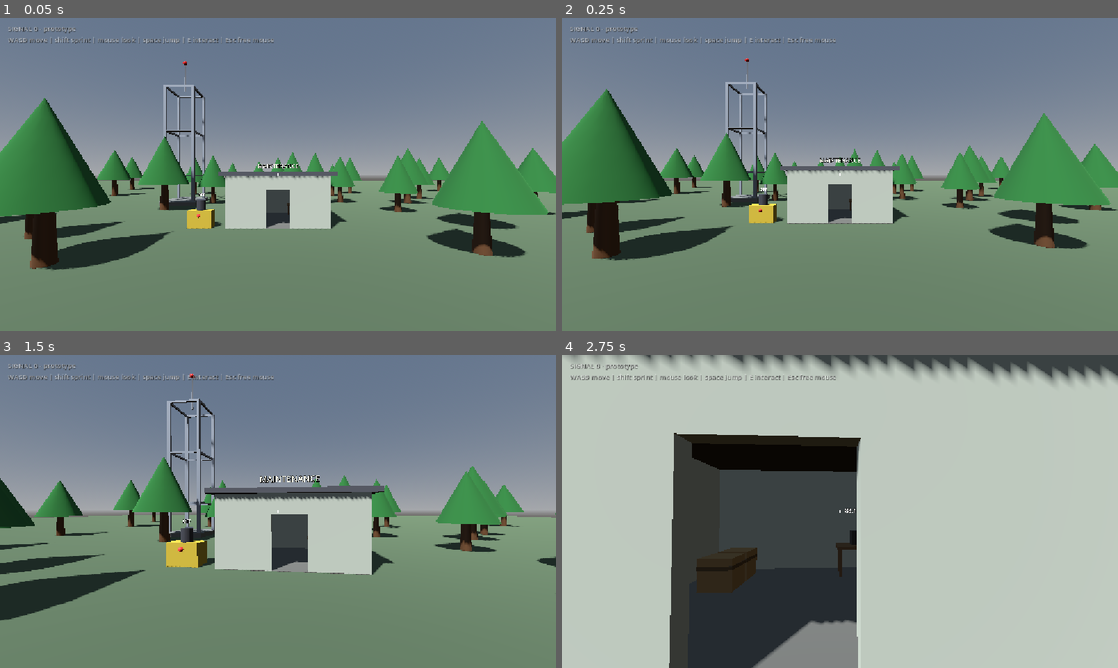
Above: before the commit, frames 1-4 (two rows, left to right).
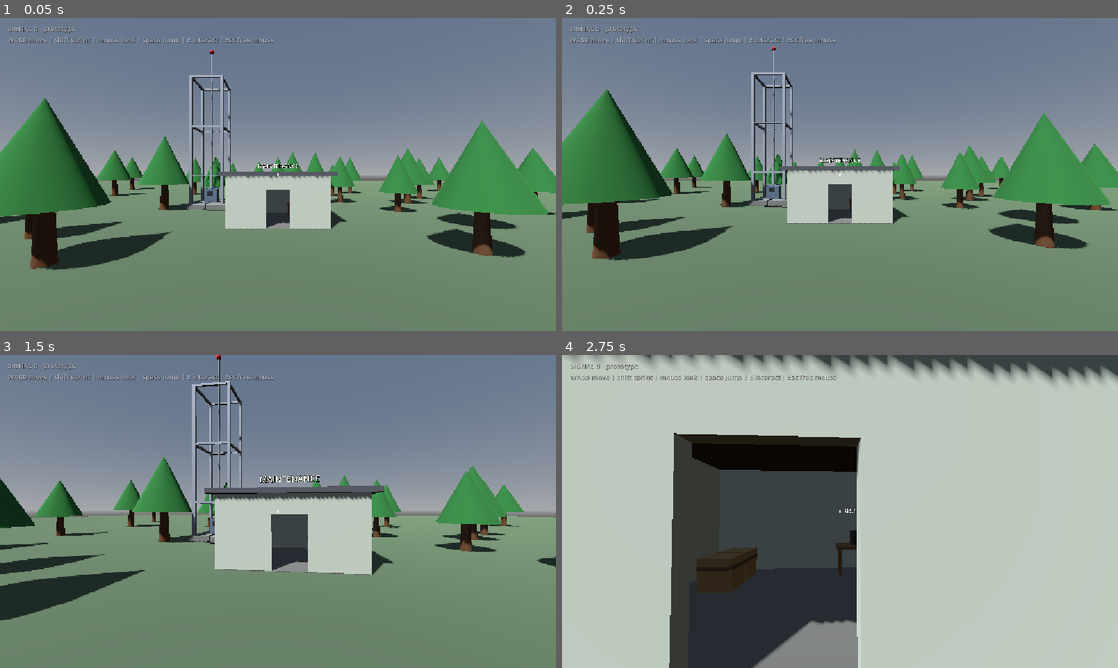
Above: after the commit, the same moments.

Repository: juustohamppari9/Signal-0
Game: Godot game, scene res://scenes/main.tscn
The game is run twice, just before and just after one commit, with the same random seed, the same clock (stepped at 60 frames per second) and the same inputs.
Inputs (mouse positions are in pixels of both pictures, inside the frame that each line leads up to):
- Up to frame 1 (0.05 s): no input
- Up to frame 2 (0.25 s): no input
- Up to frame 3 (1.5 s): move the mouse to (305, 511) at 0.52 s; hold E (interact) 0.53-1.28 s; hold W (move_forward) from 0.53 s (still down); tap Space (jump) at 0.77 s; move the mouse to (250, 511) at 1.27 s; tap Shift (sprint) at 1.35 s
- Up to frame 4 (2.75 s): keep holding W (move_forward); tap Space (jump) at 1.52 s; move the mouse to (851, 505) at 2.02 s; hold E (interact) from 2.03 s (still down)

The runs differ from the first frame. In frame 1, 2.1% of the frame differs, in the area x 28-42%, y 10-68%; in frame 2, 2.1%; in frame 3, 3.0%, in the area x 29-44%, y 0-68%; in frame 4, nothing differs.

Commit message:
Made the tower better and added wires

Diff:
--- /dev/null
+++ b/node_3d.tscn
@@ -0,0 +1,3 @@
+[gd_scene format=3 uid="uid://bscxt4n7ag4fq"]
+
+[node name="Node3D" type="Node3D" unique_id=1682245948]
--- a/scenes/main.tscn
+++ b/scenes/main.tscn
@@ -34,6 +34,34 @@
 [sub_resource type="BoxShape3D" id="shape_ground"]
 size = Vector3(160, 1, 160)
 
+[sub_resource type="StandardMaterial3D" id="mat_wire"]
+albedo_color = Color(0.08, 0.08, 0.09, 1)
+roughness = 0.9
+
+[sub_resource type="BoxMesh" id="mesh_wire_a1"]
+material = SubResource("mat_wire")
+size = Vector3(1.2, 0.07, 0.07)
+
+[sub_resource type="BoxMesh" id="mesh_wire_drop"]
+material = SubResource("mat_wire")
+size = Vector3(0.07, 0.4, 0.07)
+
+[sub_resource type="BoxMesh" id="mesh_wire_a3"]
+material = SubResource("mat_wire")
+size = Vector3(0.3, 0.07, 0.07)
+
+[sub_resource type="BoxMesh" id="mesh_wire_b1"]
+material = SubResource("mat_wire")
+size = Vector3(0.07, 0.07, 1.4)
+
+[sub_resource type="BoxMesh" id="mesh_wire_b3"]
+material = SubResource("mat_wire")
+size = Vector3(0.07, 0.07, 0.6)
+
+[sub_resource type="BoxMesh" id="mesh_wire_b4"]
+material = SubResource("mat_wire")
+size = Vector3(0.07, 0.07, 4.1485)
+
 [node name="Main" type="Node3D"]
 
 [node name="WorldEnvironment" type="WorldEnvironment" parent="."]
@@ -60,13 +88,13 @@
 [node name="Site" type="Node3D" parent="."]
 
 [node name="RadioTower" parent="Site" instance=ExtResource("4_tower")]
-position = Vector3(-10, 0, -8)
+position = Vector3(-6.5, 0, -6)
 
 [node name="Building" parent="Site" instance=ExtResource("5_building")]
 position = Vector3(0, -0.18, 0)
 
 [node name="Generator" parent="Site" instance=ExtResource("6_generator")]
-position = Vector3(-4.5, 0, 2)
+position = Vector3(-3.7, 0, -6)
 
 [node name="Table" parent="Site" instance=ExtResource("8_table")]
 position = Vector3(1.4, 0.02, -1.6)
@@ -79,6 +107,37 @@
 
 [node name="Crate02" parent="Site" instance=ExtResource("9_crate")]
 position = Vector3(-1.9, 0.02, -0.7)
+
+[node name="Wires" type="Node3D" parent="Site"]
+
+[node name="WireGenCable" type="MeshInstance3D" parent="Site/Wires"]
+position = Vector3(-5.3, 0.44, -6)
+mesh = SubResource("mesh_wire_a1")
+
+[node name="WireGenDrop" type="MeshInstance3D" parent="Site/Wires"]
+position = Vector3(-4.7, 0.24, -6)
+mesh = SubResource("mesh_wire_drop")
+
+[node name="WireGenEnd" type="MeshInstance3D" parent="Site/Wires"]
+position = Vector3(-4.55, 0.04, -6)
+mesh = SubResource("mesh_wire_a3")
+
+[node name="WireHouseTop" type="MeshInstance3D" parent="Site/Wires"]
+position = Vector3(-6.5, 0.44, -4.9)
+mesh = SubResource("mesh_wire_b1")
+
+[node name="WireHouseDrop" type="MeshInstance3D" parent="Site/Wires"]
+position = Vector3(-6.5, 0.24, -4.2)
+mesh = SubResource("mesh_wire_drop")
+
+[node name="WireHouseRun" type="MeshInstance3D" parent="Site/Wires"]
+position = Vector3(-6.5, 0.04, -3.9)
+mesh = SubResource("mesh_wire_b3")
+
+[node name="WireHouseEnd" type="MeshInstance3D" parent="Site/Wires"]
+position = Vector3(-4.5, 0.04, -3.05)
+rotation = Vector3(0, 1.3017, 0)
+mesh = SubResource("mesh_wire_b4")
 
 [node name="Forest" type="Node3D" parent="."]
 
@@ -123,7 +182,7 @@
 scale = Vector3(1.25, 1.25, 1.25)
 
 [node name="Tree11" parent="Forest" instance=ExtResource("3_tree")]
-position = Vector3(-7, 0, -8)
+position = Vector3(-7, 0, -9)
 scale = Vector3(1, 1, 1)
 
 [node name="Tree12" parent="Forest" instance=ExtResource("3_tree")]
--- a/scenes/props/radio_tower.tscn
+++ b/scenes/props/radio_tower.tscn
@@ -12,6 +12,18 @@
 [sub_resource type="StandardMaterial3D" id="mat_beacon"]
 albedo_color = Color(0.9, 0.12, 0.1, 1)
 roughness = 0.5
+
+[sub_resource type="StandardMaterial3D" id="mat_machine"]
+albedo_color = Color(0.3, 0.36, 0.42, 1)
+roughness = 0.6
+
+[sub_resource type="StandardMaterial3D" id="mat_machine_dark"]
+albedo_color = Color(0.12, 0.12, 0.13, 1)
+roughness = 0.5
+
+[sub_resource type="StandardMaterial3D" id="mat_machine_light"]
+albedo_color = Color(0.2, 0.9, 0.3, 1)
+roughness = 0.4
 
 [sub_resource type="BoxMesh" id="mesh_pad"]
 material = SubResource("mat_pad")
@@ -32,14 +44,27 @@
 [sub_resource type="CylinderMesh" id="mesh_antenna"]
 material = SubResource("mat_steel")
 top_radius = 0.06
-bottom_radius = 0.1
-height = 3.0
+bottom_radius = 0.13
+height = 15.0
 radial_segments = 10
 
 [sub_resource type="SphereMesh" id="mesh_beacon"]
 material = SubResource("mat_beacon")
 radius = 0.2
 height = 0.4
+
+[sub_resource type="BoxMesh" id="mesh_cabinet"]
+material = SubResource("mat_machine")
+size = Vector3(1.2, 1.3, 0.8)
+
+[sub_resource type="BoxMesh" id="mesh_panel"]
+material = SubResource("mat_machine_dark")
+size = Vector3(0.6, 0.4, 0.06)
+
+[sub_resource type="SphereMesh" id="mesh_light"]
+material = SubResource("mat_machine_light")
+radius = 0.06
+height = 0.12
 
 [sub_resource type="BoxShape3D" id="shape_tower"]
 size = Vector3(3.6, 12, 3.6)
@@ -119,9 +144,21 @@
 mesh = SubResource("mesh_beam_z")
 
 [node name="Antenna" type="MeshInstance3D" parent="."]
-position = Vector3(0, 13.5, 0)
+position = Vector3(0, 7.5, 0)
 mesh = SubResource("mesh_antenna")
 
 [node name="Beacon" type="MeshInstance3D" parent="."]
 position = Vector3(0, 15.1, 0)
 mesh = SubResource("mesh_beacon")
+
+[node name="Machine" type="MeshInstance3D" parent="."]
+position = Vector3(0, 1.05, 0)
+mesh = SubResource("mesh_cabinet")
+
+[node name="MachinePanel" type="MeshInstance3D" parent="."]
+position = Vector3(0, 1.25, 0.43)
+mesh = SubResource("mesh_panel")
+
+[node name="MachineLight" type="MeshInstance3D" parent="."]
+position = Vector3(0.18, 1.3, 0.46)
+mesh = SubResource("mesh_light")
Not shown: 1 places in scenes/main.tscn that only renumber resources
Not shown: 1 places in scenes/props/radio_tower.tscn that only renumber resources
Not shown, changed: README.md
